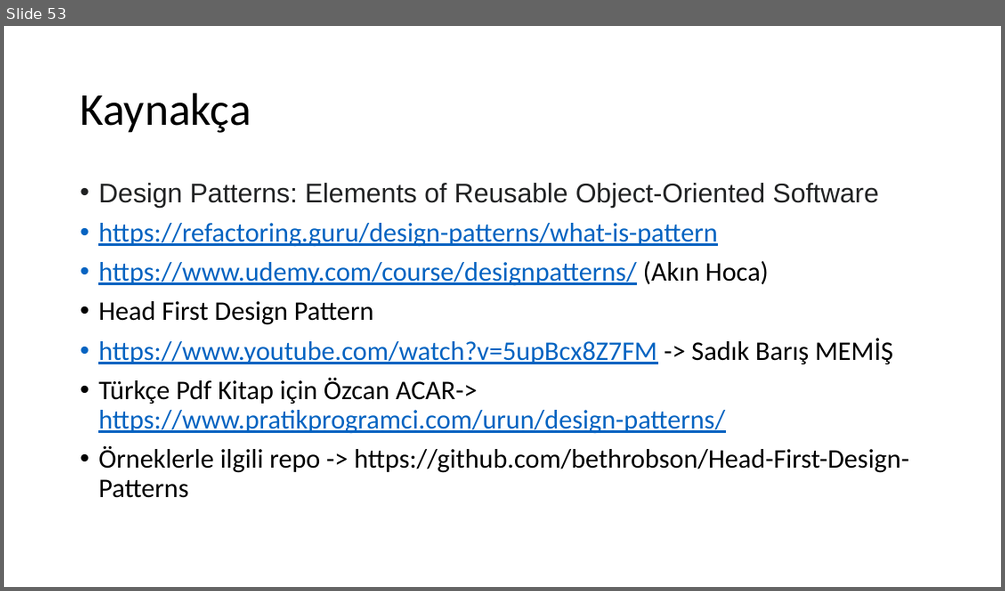
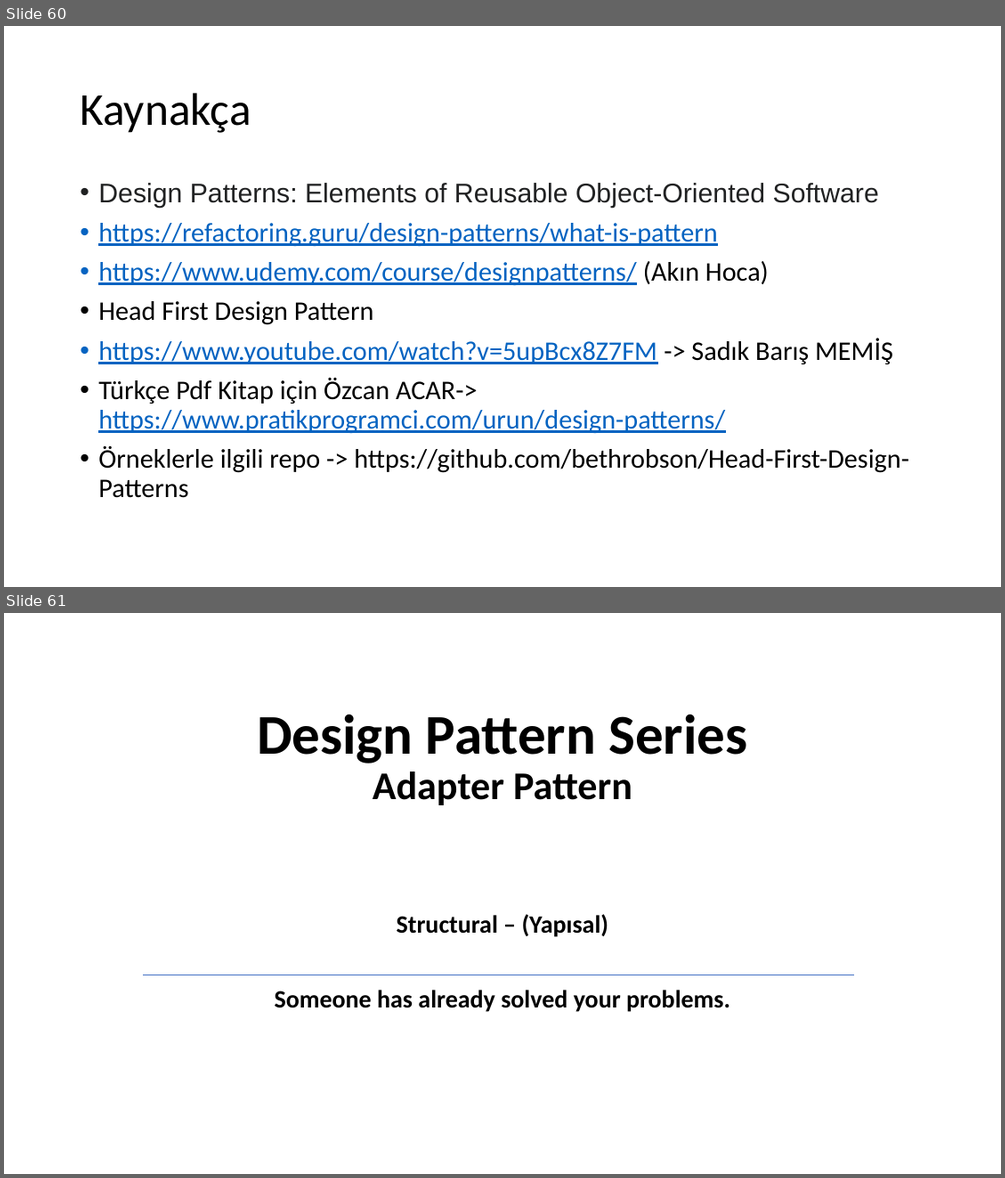
Before and after one commit to umiitkose/DesignPattern-Umiitkose, a slide deck: Tasarımdesenleri.pptx. Shown one above the other, each under a label of ours: slide 53 before the commit, slides 60 and 61 after it. The pictures are 1005x591 and 1005x1178 pixels, drawn with LibreOffice and Linux fonts; fonts in the diff are those of the drawing. Boxes give left, top, right and bottom in pixels: in the first picture for what was removed or moved away, otherwise in the second. Text is boxed around its words. In the diff, an @@ line names an element or a change of style, - is before the commit and + after.

Commit message:
add design pattern

```diff
--- a/Tasarımdesenleri.pptx
+++ b/Tasarımdesenleri.pptx
@@ slide 61 added at <box>4,613,1001,1174</box>, background #FFFFFF @@
@@ title added at <box>257,714,747,805</box>, 54 pt, text #000000, bold @@
+Design Pattern Series
+Adapter Pattern
@@ subtitle added at <box>275,914,730,1012</box>, 24 pt, text #000000, bold @@
+Structural – (Yapısal)
+Someone has already solved your problems.
@@ line added from (143, 974) to (854, 974), #4472C4 0.5 pt @@
@@ what was slide 53 is now slide 60 @@
```
Also in this commit, not shown: 21 other slides added.
